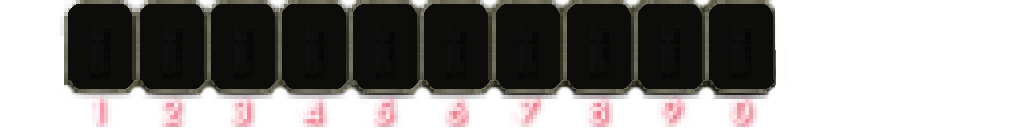
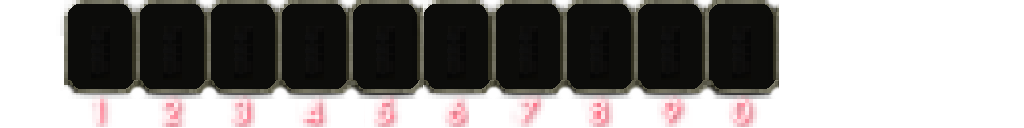
Layers edited between the first and the second (1024, 128) image:
removed layer "Pasted Layer #2" over [96, 72, 787, 99]
painted on "Pasted Layer" over [96, 0, 787, 99]
